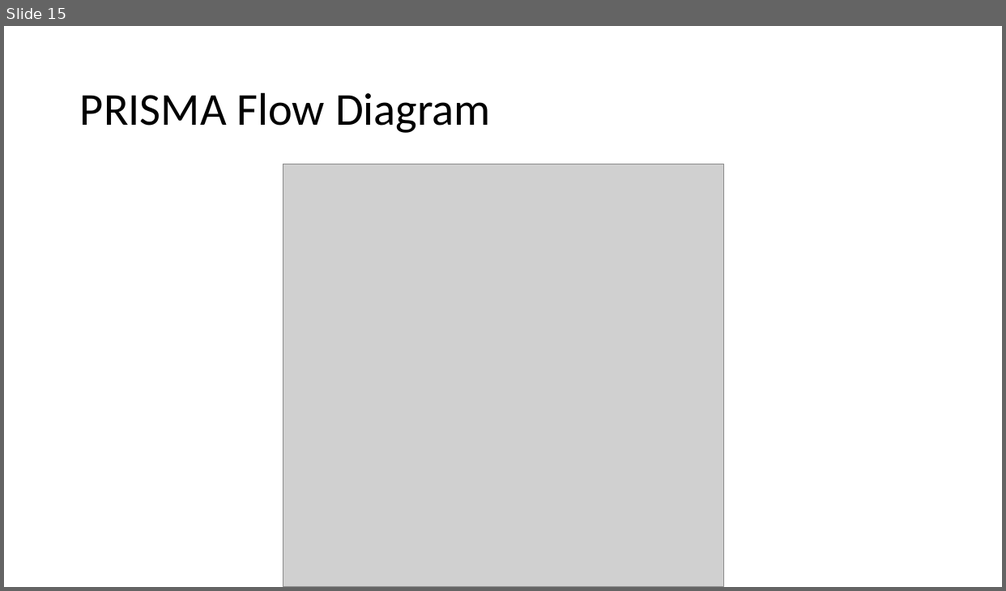
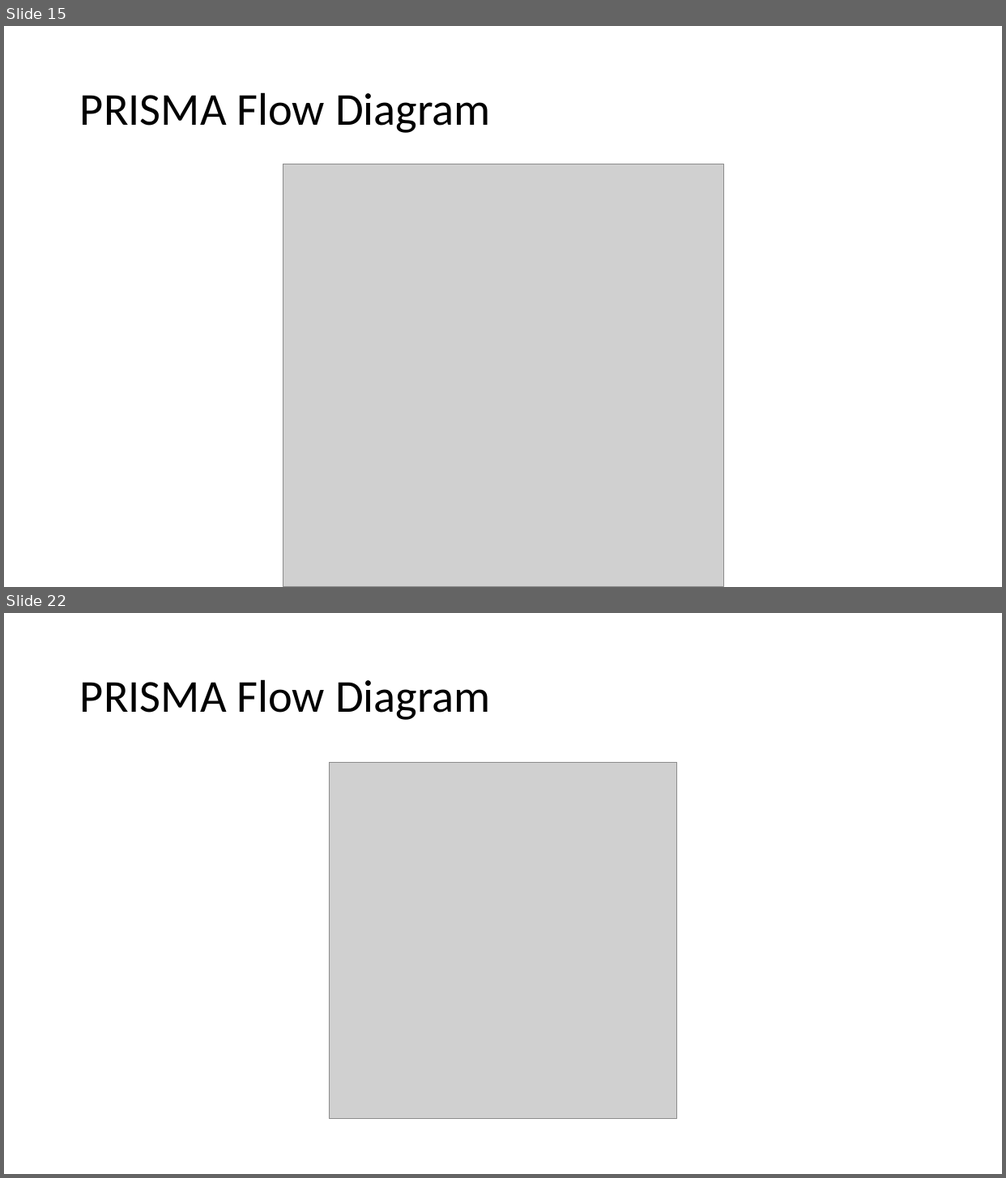
Before and after one commit to BruceChen034020/EstrogenImmunomodulationSystematicReview, a slide deck: Estrogen as an immunomodulator and its role in.pptx. Shown one above the other, each under a label of ours: slide 15 before the commit, slides 15 and 22 after it; the slides between them are not shown. The pictures are 1006x591 and 1006x1178 pixels, drawn with LibreOffice and Linux fonts; fonts in the diff are those of the drawing; grey boxes stand for pictures. Boxes give left, top, right and bottom in pixels: in the first picture for what was removed or moved away, otherwise in the second. Text is boxed around its words. In the diff, an @@ line names an element or a change of style, - is before the commit and + after.

```diff
--- a/Estrogen as an immunomodulator and its role in.pptx
+++ b/Estrogen as an immunomodulator and its role in.pptx
@@ slide 22 added at (x1=4, y1=613, x2=1002, y2=1174), background #FFFFFF @@
@@ title added at (x1=80, y1=679, x2=491, y2=720), 44 pt, text #000000 @@
+PRISMA Flow Diagram
@@ picture added at (x1=329, y1=763, x2=677, y2=1119) @@
```
Also in this commit, not shown: 5 slides changed, 1 other slide added.
